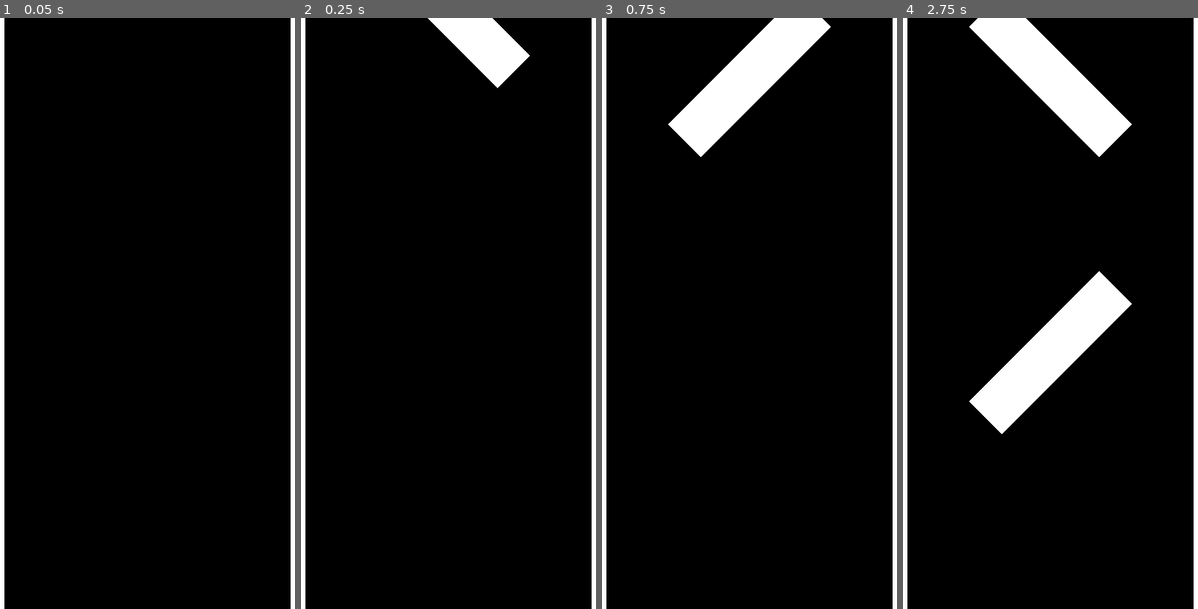
Above: before the commit, frames 1-4 (left to right).
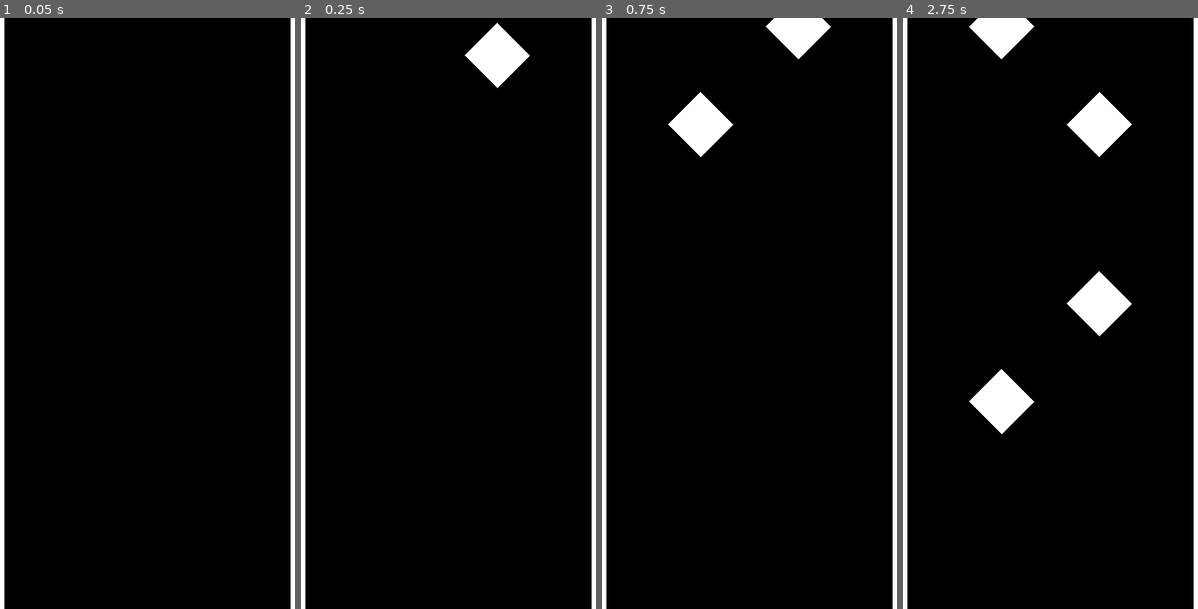
Above: after the commit, the same moments.

Repository: Skunkynator/Orbiteno
Game: Godot game, scene res://levels/basics/04.tscn
The game is run twice, just before and just after one commit, with the same random seed, the same clock (stepped at 60 frames per second) and the same inputs. This scene is started directly instead of the project's main scene.
Inputs (mouse positions are in pixels of both pictures, inside the frame that each line leads up to):
- Up to frame 1 (0.05 s): no input
- Up to frame 2 (0.25 s): no input
- Up to frame 3 (0.75 s): move the mouse to (823, 283) at 0.52 s; click (823, 283) at 0.67 s
- Up to frame 4 (2.75 s): move the mouse to (985, 343) at 1.27 s; click (985, 343) at 1.42 s; move the mouse to (1082, 183) at 2.02 s; click (1082, 183) at 2.17 s

Frame 1 is identical in both runs. In frame 2, 0.8% of the frame differs, in the area x 43-67%, y 0-7%; in frame 3, 2.5%; in frame 4, 4.9%, in the area x 33-67%, y 1-65%.

Commit message:
made level 04 a little easier

Diff:
--- a/levels/basics/04.tscn
+++ b/levels/basics/04.tscn
@@ -14,7 +14,10 @@
 script = ExtResource( 3 )
 
 [node name="Area2D" parent="Node2D" index="0" instance=ExtResource( 2 )]
-obj_size = Vector2( 400, 100 )
+position = Vector2( -150, 0 )
+
+[node name="Area2D3" parent="Node2D" index="1" instance=ExtResource( 2 )]
+position = Vector2( 150, 0 )
 
 [node name="Node2D2" type="Node2D" parent="." index="3"]
 position = Vector2( 360, -700 )
@@ -22,7 +25,10 @@
 speed = -1.0
 
 [node name="Area2D" parent="Node2D2" index="0" instance=ExtResource( 2 )]
-obj_size = Vector2( 400, 100 )
+position = Vector2( -150, 0 )
+
+[node name="Area2D3" parent="Node2D2" index="1" instance=ExtResource( 2 )]
+position = Vector2( 150, 0 )
 
 [node name="Area2D" parent="." index="4" instance=ExtResource( 2 )]
 position = Vector2( 700, -1300 )
@@ -36,25 +42,20 @@
 
 [node name="Area2D3" parent="." index="6" instance=ExtResource( 2 )]
 position = Vector2( 360, -2500 )
-scale = Vector2( 1, 1 )
 obj_size = Vector2( 100, 1000 )
 
 [node name="Area2D4" parent="." index="7" instance=ExtResource( 2 )]
 position = Vector2( 360, -2200 )
-scale = Vector2( 1, 1 )
 obj_size = Vector2( 300, 100 )
 
 [node name="Area2D5" parent="." index="8" instance=ExtResource( 2 )]
 position = Vector2( 360, -3000 )
-scale = Vector2( 1, 1 )
 obj_size = Vector2( 300, 100 )
 
 [node name="Area2D6" parent="." index="9" instance=ExtResource( 2 )]
 position = Vector2( 0, -2600 )
-scale = Vector2( 1, 1 )
 obj_size = Vector2( 300, 100 )
 
 [node name="Area2D7" parent="." index="10" instance=ExtResource( 2 )]
 position = Vector2( 720, -2600 )
-scale = Vector2( 1, 1 )
 obj_size = Vector2( 300, 100 )
--- a/levels/basics/08.tscn
+++ b/levels/basics/08.tscn
@@ -8,28 +8,22 @@
 [node name="End" parent="." index="0"]
 position = Vector2( 0, -4600 )
 
-[node name="RightWall" parent="Tween" index="0"]
-position = Vector2( 712, -2 )
-
 [node name="Node2D" type="Node2D" parent="." index="2"]
 position = Vector2( 360, -50 )
 
 [node name="Area2D" parent="Node2D" index="0" instance=ExtResource( 2 )]
 position = Vector2( -160, -200 )
 rotation = 0.785398
-scale = Vector2( 1, 1 )
 obj_size = Vector2( 300, 300 )
 
 [node name="Area2D2" parent="Node2D" index="1" instance=ExtResource( 2 )]
 position = Vector2( 160, -550 )
 rotation = 0.785398
-scale = Vector2( 1, 1 )
 obj_size = Vector2( 300, 300 )
 
 [node name="Area2D3" parent="Node2D" index="2" instance=ExtResource( 2 )]
 position = Vector2( -160, -900 )
 rotation = 0.785398
-scale = Vector2( 1, 1 )
 obj_size = Vector2( 300, 300 )
 
 [node name="Area2D4" parent="." index="3" instance=ExtResource( 2 )]
@@ -62,7 +56,6 @@
 [node name="Area2D10" parent="." index="9" instance=ExtResource( 2 )]
 position = Vector2( 520, -3300 )
 rotation = 0.785398
-scale = Vector2( 1, 1 )
 obj_size = Vector2( 300, 300 )
 
 [node name="Node2D2" type="Node2D" parent="." index="10"]
@@ -71,17 +64,14 @@
 [node name="Area2D" parent="Node2D2" index="0" instance=ExtResource( 2 )]
 position = Vector2( -160, -200 )
 rotation = 0.785398
-scale = Vector2( 1, 1 )
 obj_size = Vector2( 300, 300 )
 
 [node name="Area2D2" parent="Node2D2" index="1" instance=ExtResource( 2 )]
 position = Vector2( 160, -550 )
 rotation = 0.785398
-scale = Vector2( 1, 1 )
 obj_size = Vector2( 300, 300 )
 
 [node name="Area2D3" parent="Node2D2" index="2" instance=ExtResource( 2 )]
 position = Vector2( -160, -900 )
 rotation = 0.785398
-scale = Vector2( 1, 1 )
 obj_size = Vector2( 300, 300 )
